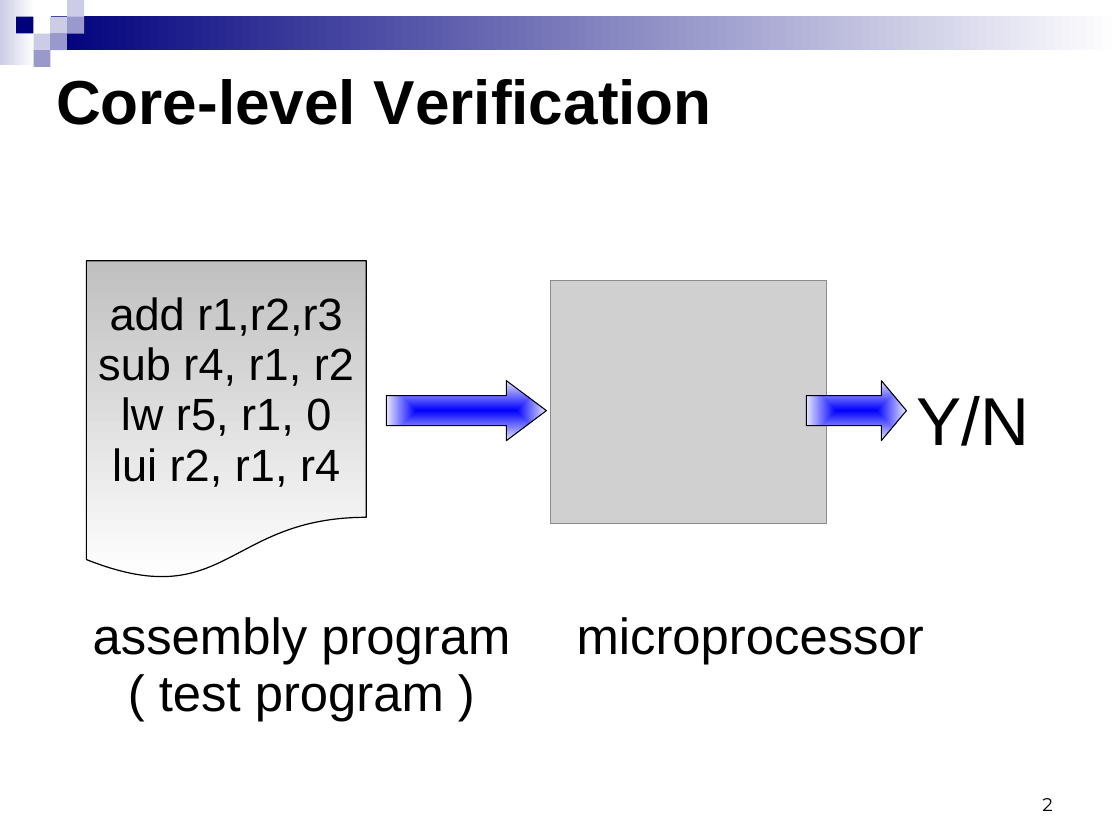
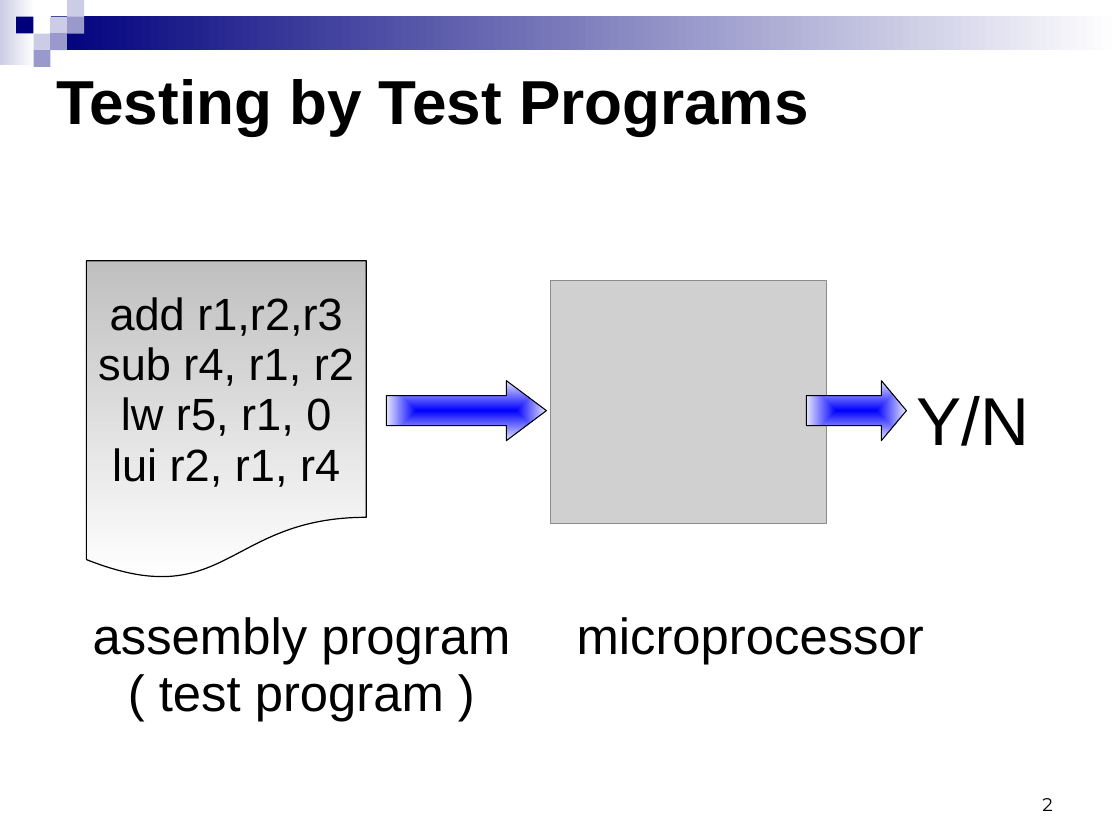
Before and after one commit to kornevgen/tesla-project, a slide deck: slide 2 of papers/unpublished/SummerSchool09/sumsch09-3.ppt. Drawn at 1120x840 pixels with LibreOffice and Linux fonts; fonts in the diff are those of the drawing; grey boxes stand for pictures. Boxes give left, top, right and bottom in pixels: in the first picture for what was removed or moved away, otherwise in the second. Text is boxed around its words. In the diff, an @@ line names an element or a change of style, - is before the commit and + after.

```diff
--- a/papers/unpublished/SummerSchool09/sumsch09-3.ppt
+++ b/papers/unpublished/SummerSchool09/sumsch09-3.ppt
@@ title at bbox=[56, 79, 809, 136]: text changed @@
-Core-level Verification
+Testing by Test Programs
```
Also in this commit, not shown: 7 other slides changed, 1 slide added, 1 slide removed.
